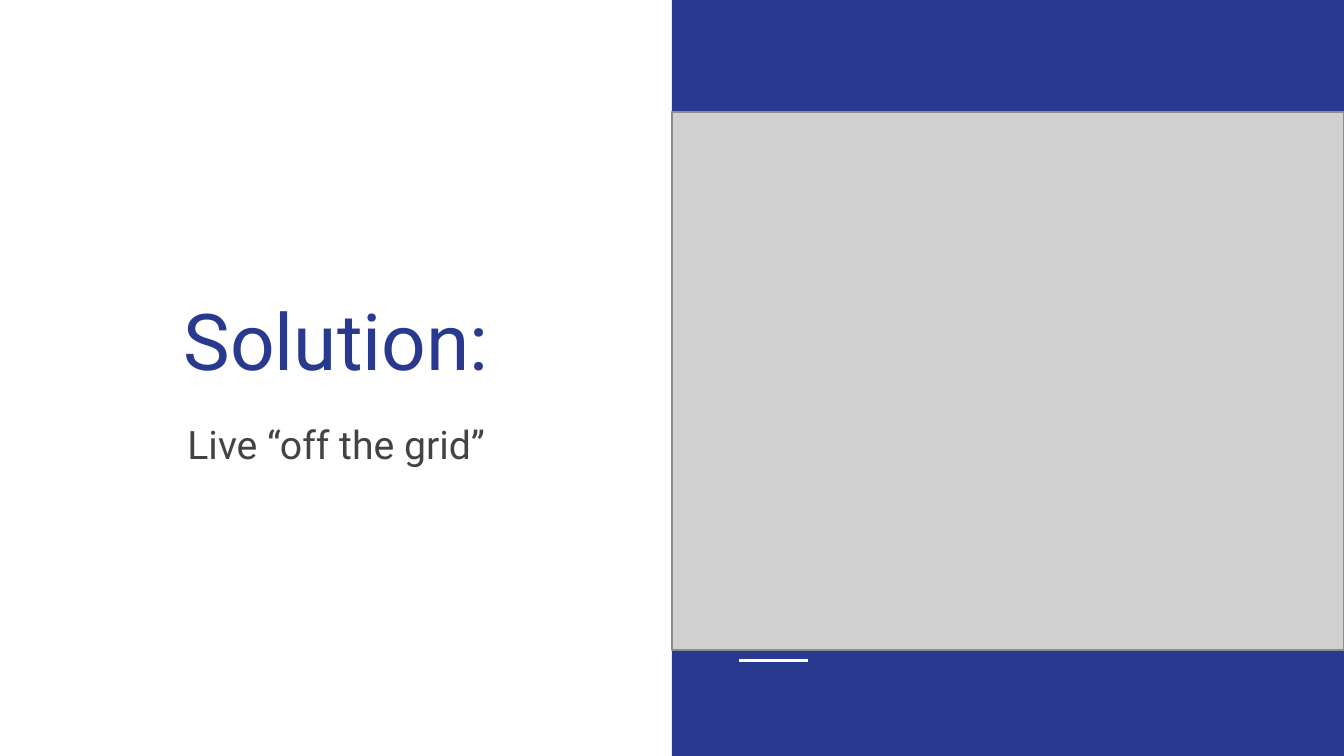
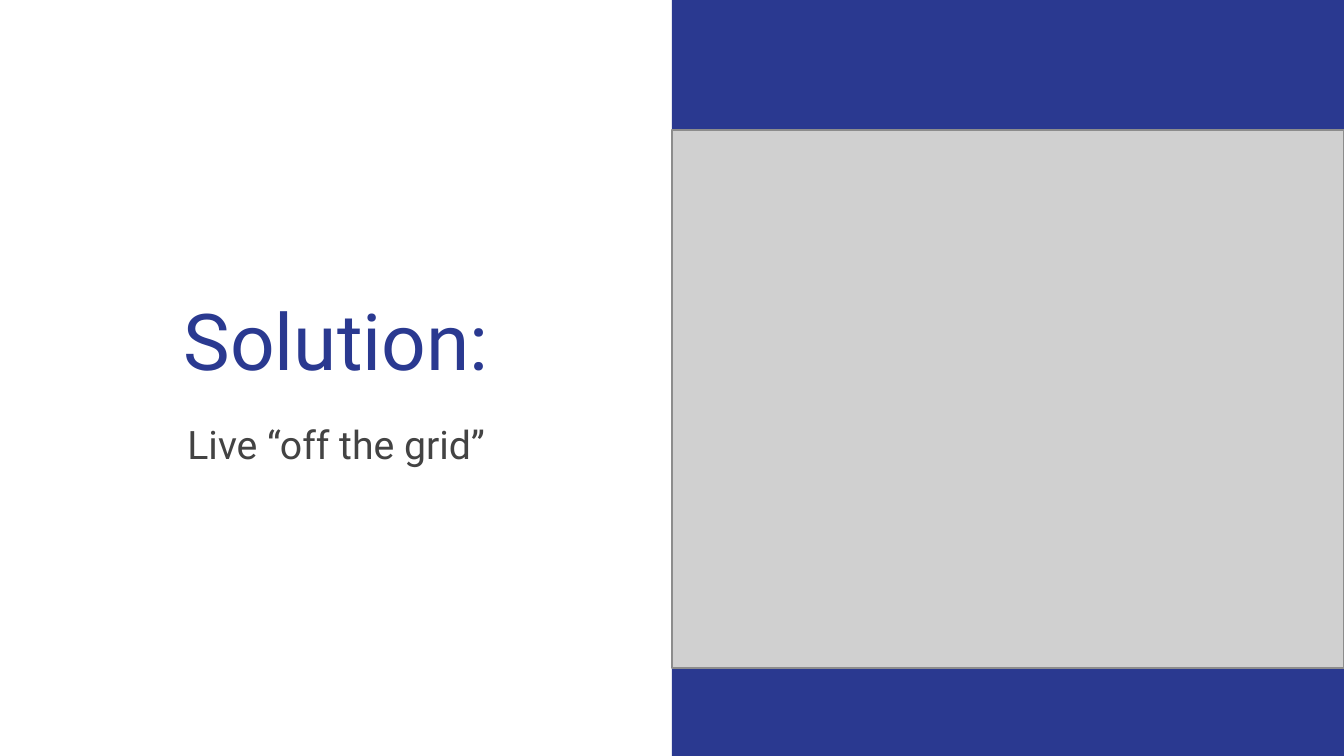
Before and after one commit to pjbateman/codeclan_homework_paul, a slide deck: slide 5 of week_03/day_4/CodeClan Ethics Presentation.pptx. Drawn at 1344x756 pixels with LibreOffice and Linux fonts; fonts in the diff are those of the drawing; grey boxes stand for pictures. Boxes give left, top, right and bottom in pixels: in the first picture for what was removed or moved away, otherwise in the second. Text is boxed around its words. In the diff, an @@ line names an element or a change of style, - is before the commit and + after.

```diff
--- a/week_03/day_4/CodeClan Ethics Presentation.pptx
+++ b/week_03/day_4/CodeClan Ethics Presentation.pptx
@@ picture: place and size @@
-picture at [672, 112, 1344, 649]
+picture at [672, 130, 1344, 668]
@@ line removed from (739, 661) to (808, 661) @@
```
Also in this commit, not shown: 3 other slides changed, 1 other file.
